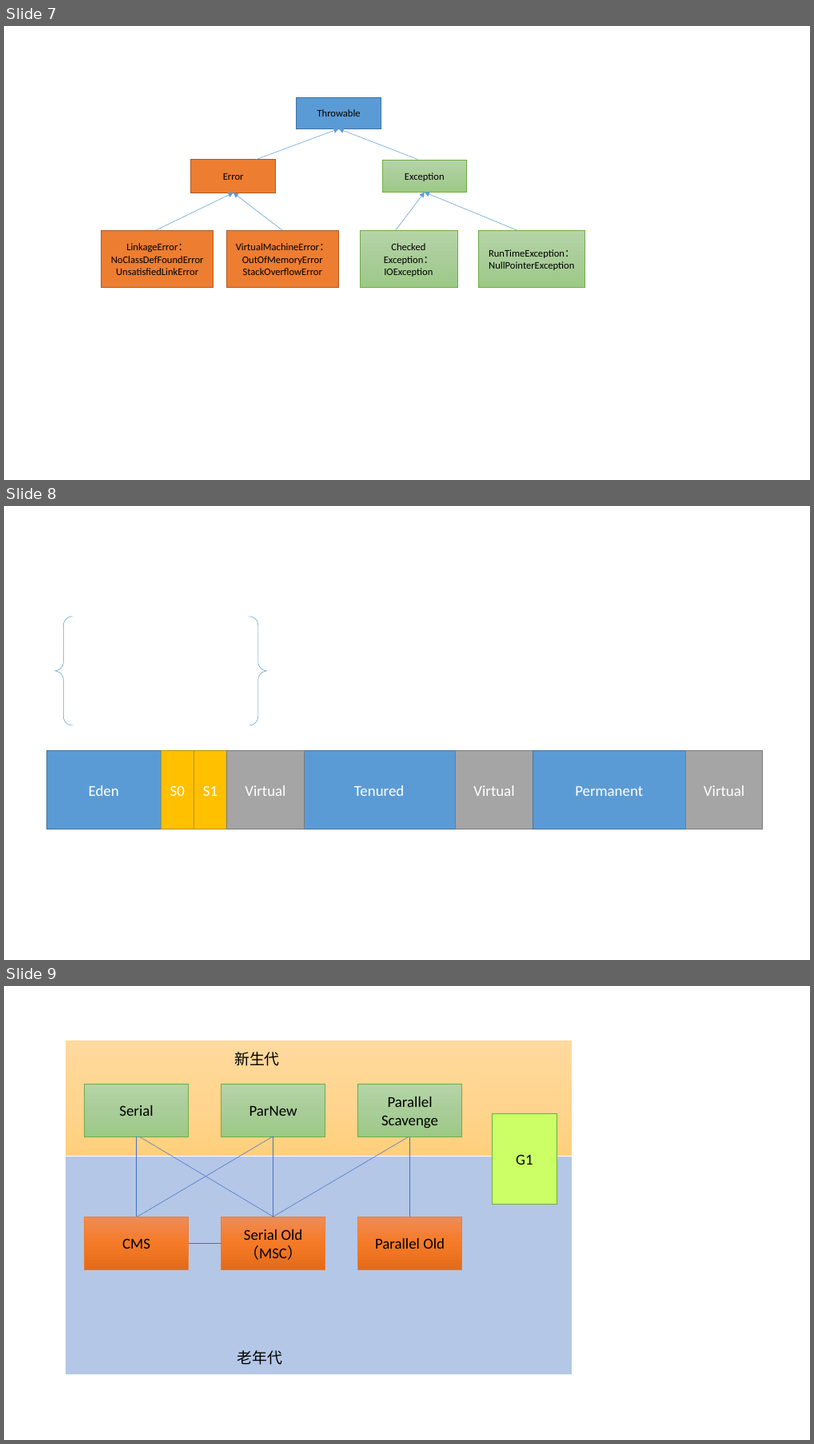
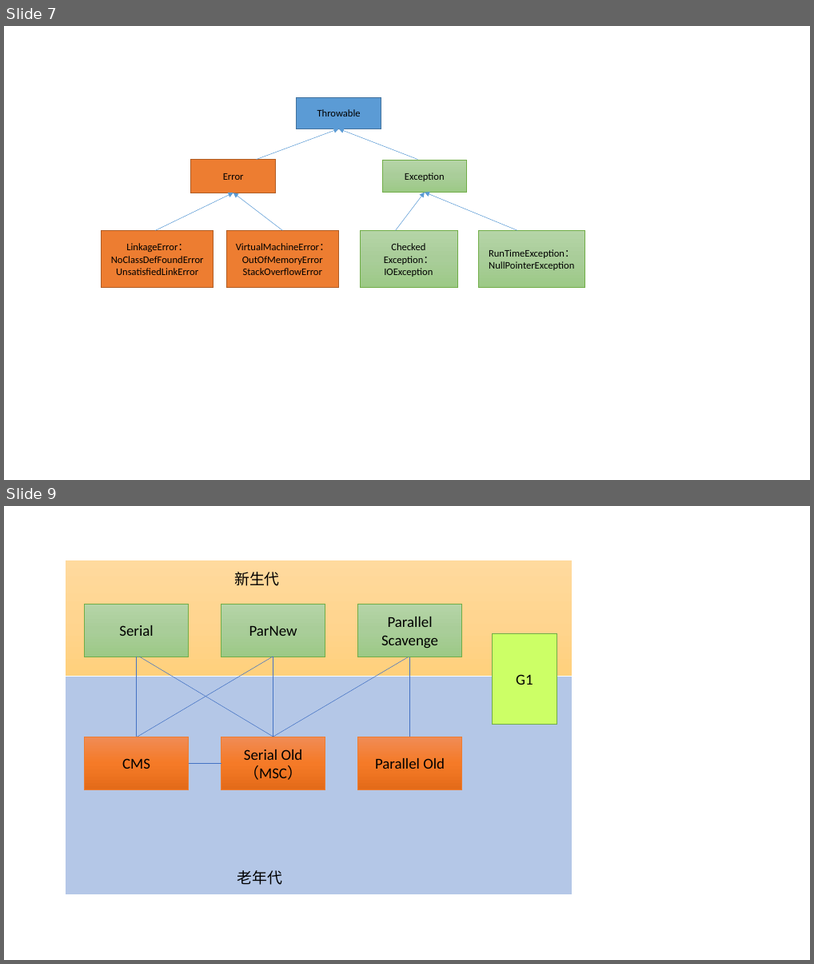
Before and after one commit to zywudev/blog-source, a slide deck: 绘图/图.pptx. Shown one above the other, each under a label of ours: slides 7, 8 and 9 before the commit, slides 7 and 9 after it; the slides between them are not shown. The pictures are 814x1444 and 814x964 pixels, drawn with LibreOffice and Linux fonts; fonts in the diff are those of the drawing. Boxes give left, top, right and bottom in pixels: in the first picture for what was removed or moved away, otherwise in the second. Text is boxed around its words. In the diff, an @@ line names an element or a change of style, - is before the commit and + after.

```diff
--- a/绘图/图.pptx
+++ b/绘图/图.pptx
@@ slide 8 removed at <box>4,506,810,960</box>, background #FFFFFF @@
@@ brace pair removed at <box>54,616,267,725</box> @@
@@ rectangle removed at <box>47,751,162,830</box> @@
-Eden
@@ rectangle removed at <box>161,751,194,830</box> @@
-S0
@@ rectangle removed at <box>194,751,227,830</box> @@
-S1
@@ rectangle removed at <box>227,751,305,830</box> @@
-Virtual
@@ rectangle removed at <box>303,751,455,830</box> @@
-Tenured
@@ rectangle removed at <box>456,751,534,830</box> @@
-Virtual
@@ rectangle removed at <box>534,751,686,830</box> @@
-Permanent
@@ rectangle removed at <box>686,751,763,830</box> @@
-Virtual
```
Also in this commit, not shown: 1 slide added, 5 other files.
